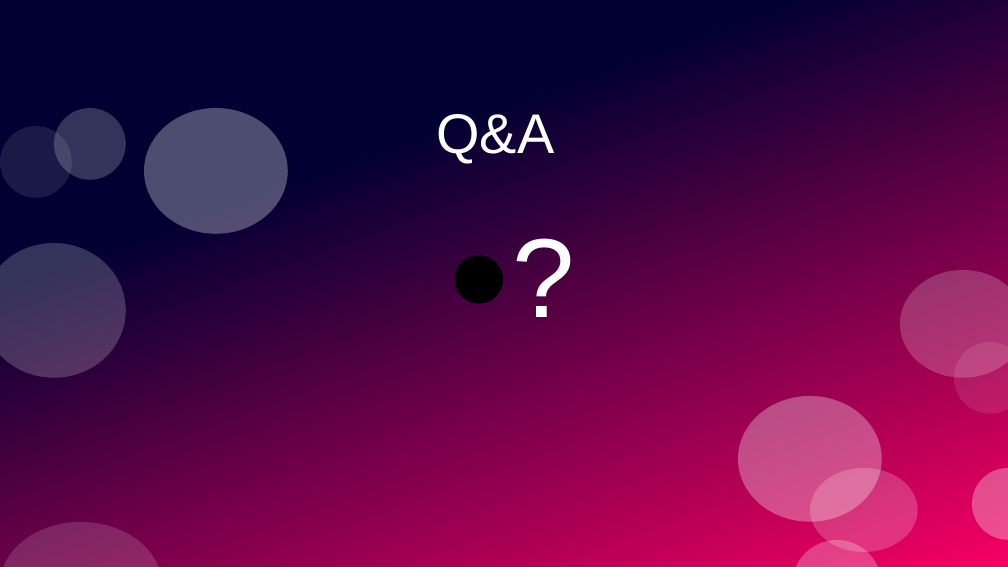
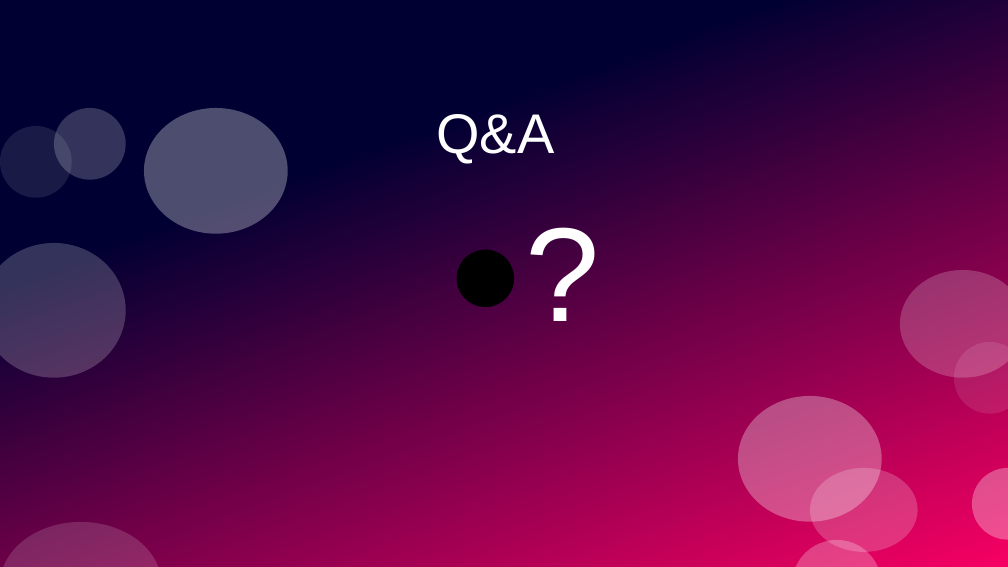
Before and after one commit to PrototypeProto/COP_4331_Small-Project, a slide deck: slide 23 of Pres.pptx (slide 17 before the commit). Drawn at 1008x567 pixels with LibreOffice and Linux fonts; fonts in the diff are those of the drawing. Boxes give left, top, right and bottom in pixels: in the first picture for what was removed or moved away, otherwise in the second. Text is boxed around its words. In the diff, an @@ line names an element or a change of style, - is before the commit and + after.

```diff
--- a/Pres.pptx
+++ b/Pres.pptx
@@ text "?" at [434, 206, 636, 343]: size 88.3 to 105.3 pt; indent changed; line spacing 1 to 0.9; more space between paragraphs @@
```
Also in this commit, not shown: 11 other slides changed, 7 slides added, 1 slide removed.
